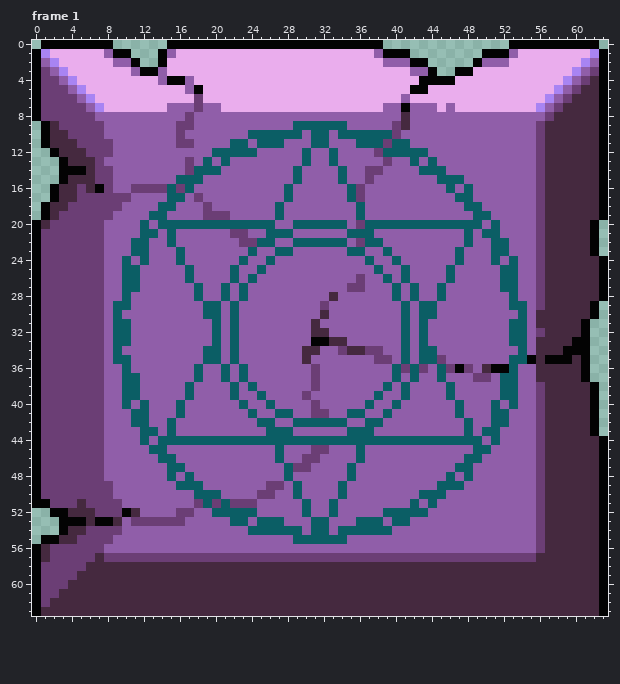
A pixel-art file gets an edit: graphics/finish_seal.aseprite. Above: the version before the commit.
64x64 pixels, 8 frames. Shown: frame 1. The commit also changed other frames, which this record leaves out.
After:
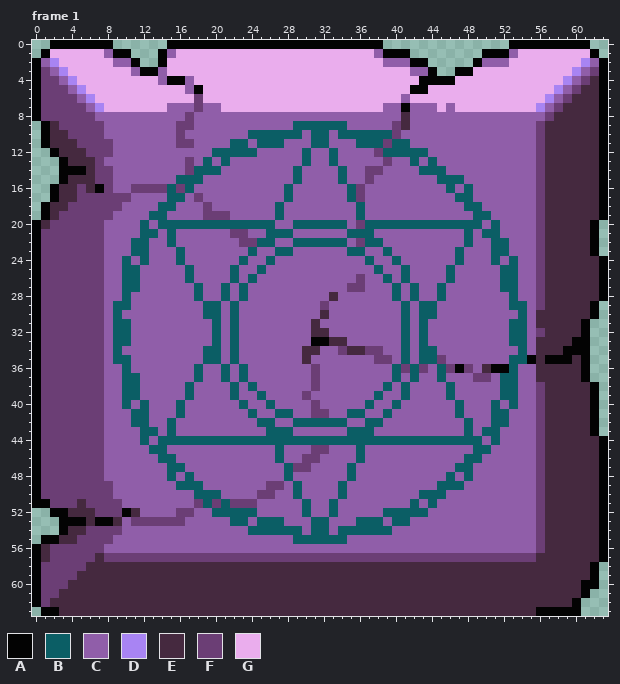
Palette (. is transparent): A #030303  B #0b5e65  C #905ea9  D #a884f3  E #45293f  F #6b3e75  G #eaaded
Change:
--- frame 1, layer "Block"
@@ x 0..63 @@
- 0 .AAAAAAAA......AAAAAAAAAAAAAAAAAAAAAAAA..............AAAAAAAAAA.
- 1 ADGGGGGGCAA...ACGGGGGGGGGGGGGGGGGGGGGGCAAA........AAACGGGGGGGGDA
+ 0 ..AAAAAAA......AAAAAAAAAAAAAAAAAAAAAAAA..............AAAAAAAAA..
+ 1 .AGGGGGGCAA...ACGGGGGGGGGGGGGGGGGGGGGGCAAA........AAACGGGGGGGGA.
  2 ACDGGGGGGCCA..AGGGGGGGGGGGGGGGGGGGGGGGGCCCAA.....ACCCGGGGGGGGDCA
@@ x 0..63 @@
 57 AEFFFFFEFFFFFFFFFFFFFFFFFFFFFFFFFFFFFFFFFFFFFFFFFFFFFFFFEEEEEEEA
-58 AFFFFFEEEEEEEEEEEEEEEEEEEEEEEEEEEEEEEEEEEEEEEEEEEEEEEEEEEEEEEEEA
-59 AFFFFEEEEEEEEEEEEEEEEEEEEEEEEEEEEEEEEEEEEEEEEEEEEEEEEEEEEEEEEEEA
-60 AFFFEEEEEEEEEEEEEEEEEEEEEEEEEEEEEEEEEEEEEEEEEEEEEEEEEEEEEEEEEEEA
-61 AFFEEEEEEEEEEEEEEEEEEEEEEEEEEEEEEEEEEEEEEEEEEEEEEEEEEEEEEEEEEEEA
-62 AFEEEEEEEEEEEEEEEEEEEEEEEEEEEEEEEEEEEEEEEEEEEEEEEEEEEEEEEEEEEEEA
-63 AEEEEEEEEEEEEEEEEEEEEEEEEEEEEEEEEEEEEEEEEEEEEEEEEEEEEEEEEEEEEEEA
+58 AFFFFFEEEEEEEEEEEEEEEEEEEEEEEEEEEEEEEEEEEEEEEEEEEEEEEEEEEEEEEEA.
+59 AFFFFEEEEEEEEEEEEEEEEEEEEEEEEEEEEEEEEEEEEEEEEEEEEEEEEEEEEEEEEEA.
+60 AFFFEEEEEEEEEEEEEEEEEEEEEEEEEEEEEEEEEEEEEEEEEEEEEEEEEEEEEEEEEAA.
+61 AFFEEEEEEEEEEEEEEEEEEEEEEEEEEEEEEEEEEEEEEEEEEEEEEEEEEEEEEEEEEA..
+62 AFEEEEEEEEEEEEEEEEEEEEEEEEEEEEEEEEEEEEEEEEEEEEEEEEEEEEEEEEEEA...
+63 .AAEEEEEEEEEEEEEEEEEEEEEEEEEEEEEEEEEEEEEEEEEEEEEEEEEEEEEAAAAA...
Boxes around the changes in both pictures, in picture pixels (x1, y1, x2, y2):
changed: (32, 40, 50, 58)
changed: (590, 40, 608, 58)
changed: (536, 562, 608, 616)
changed: (32, 607, 59, 616)
